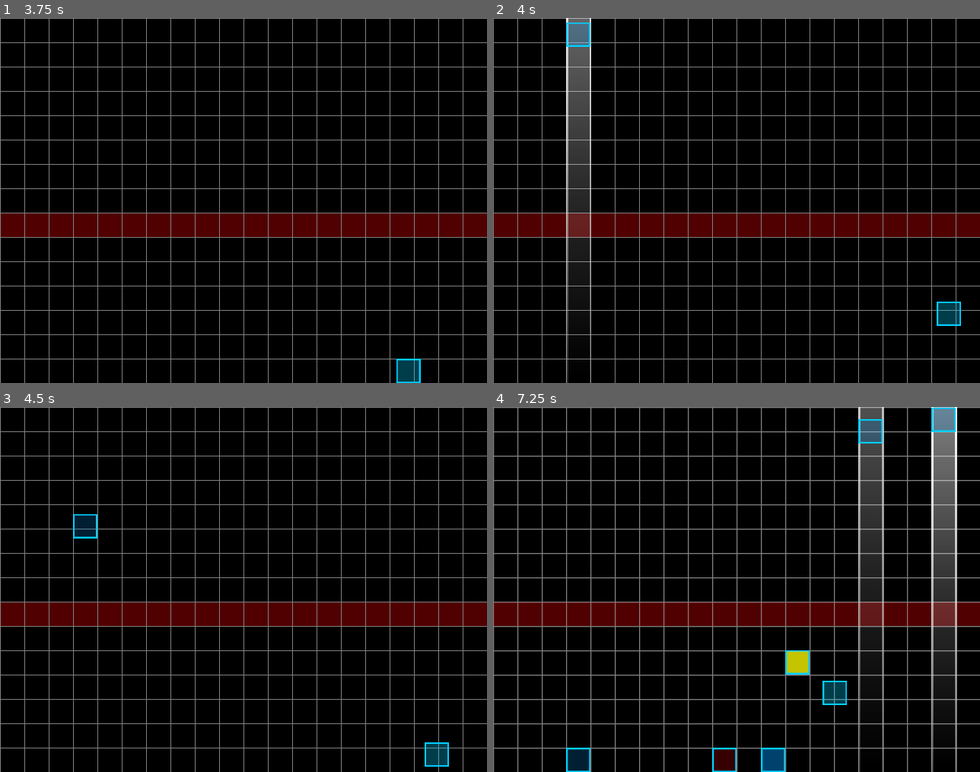
Above: before the commit, frames 1-4 (two rows, left to right).
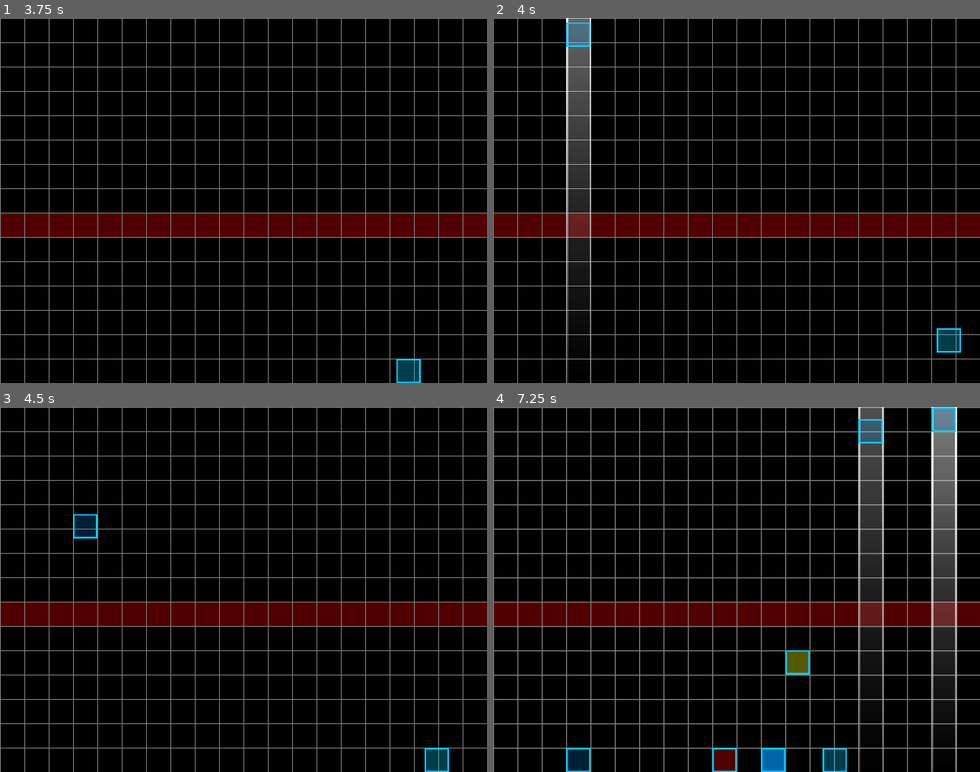
Above: after the commit, the same moments.

Repository: boscutti939/Blocks
Game: Godot game, scene res://Scenes/Menu.tscn
Two runs of this game, one before a commit and one after it. Both use one fixed random seed, a clock stepped at 60 frames per second and the inputs below.
Inputs:
- Up to frame 1 (3.75 s): click "Play" at 0.5 s; click "Play" at 1.25 s; click "Options" at 2 s; tap Enter at 2.75, 2.85, 3.6 s; hold D from 2.78 s (still down); tap W at 3.02 s
- Up to frame 2 (4 s): keep holding D; tap W at 3.77 s
- Up to frame 3 (4.5 s): release D at 4.28 s; hold A from 4.28 s (still down); tap Enter at 4.35 s
- Up to frame 4 (7.25 s): release A at 5.03 s; hold D 5.03-6.53 s; tap Enter at 5.1, 5.85, 6.6 s; tap W at 5.27, 6.02, 6.77 s; hold A from 6.53 s (still down)

Frame 1 is identical in both runs. In frame 2, 0.7% of the frame differs, in the area x 91-97%, y 77-92%; in frame 3, 0.2%; in frame 4, 1.4%, in the area x 45-73%, y 66-100%.

Commit message:
revert last commit and add jumping control
The last commit caused a bug where the crushing block would splice into the block underneath it, causing both of them to fly upwards.

Diff:
--- a/Scripts/grey_block/grey_block.gd
+++ b/Scripts/grey_block/grey_block.gd
@@ -10,12 +10,11 @@
 func enteredScene():
 	for i in ["down", "up", "left", "right", "blockunder"]:
 		get_node(i).enabled = true;
-	$collision_shape.disabled = false;
 
 func leftScene():
 	for i in ["down", "up", "left", "right", "blockunder"]:
 		get_node(i).enabled = false;
-	$collision_shape.disabled = true;
+
 
 # Called when the node enters the scene tree for the first time.
 func _ready():
--- a/Scripts/player/player.gd
+++ b/Scripts/player/player.gd
@@ -25,14 +25,18 @@
 			if not $jumpsound.is_playing():
 				$jumpsound.play()
 			$jumpingtimer.start();
-	elif Input.is_key_pressed(global.keys["DOWNKEY"]):
+	elif not $jumpingtimer.is_stopped():
+		$jumpingtimer.stop();
+		if motion.y < 0:
+			motion.y /= 2;
+	if Input.is_key_pressed(global.keys["DOWNKEY"]):
 		if not is_on_floor() and motion.y < 400:
 			$jumpingtimer.stop();
 			motion.y = 400;
 	if not $jumpingtimer.is_stopped():
 			motion.y = (-100 * jumpheight) * ($jumpingtimer.time_left * 2 / $jumpingtimer.wait_time);
 	elif $jumpingtimer.time_left > 0:
-		$jumpingtimer.stop()
+		$jumpingtimer.stop();
 		$jumpingtimer.time_left = 0;
 
 func checkCollisions(delta):
